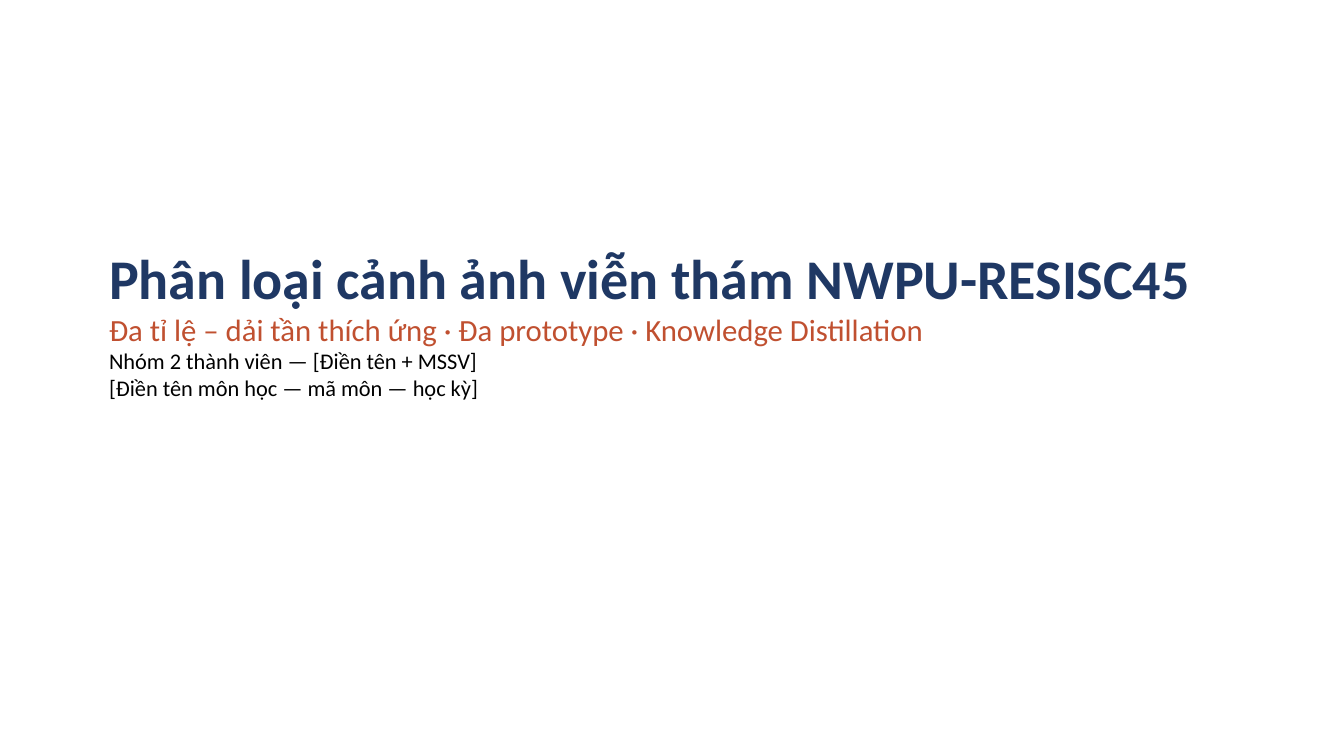
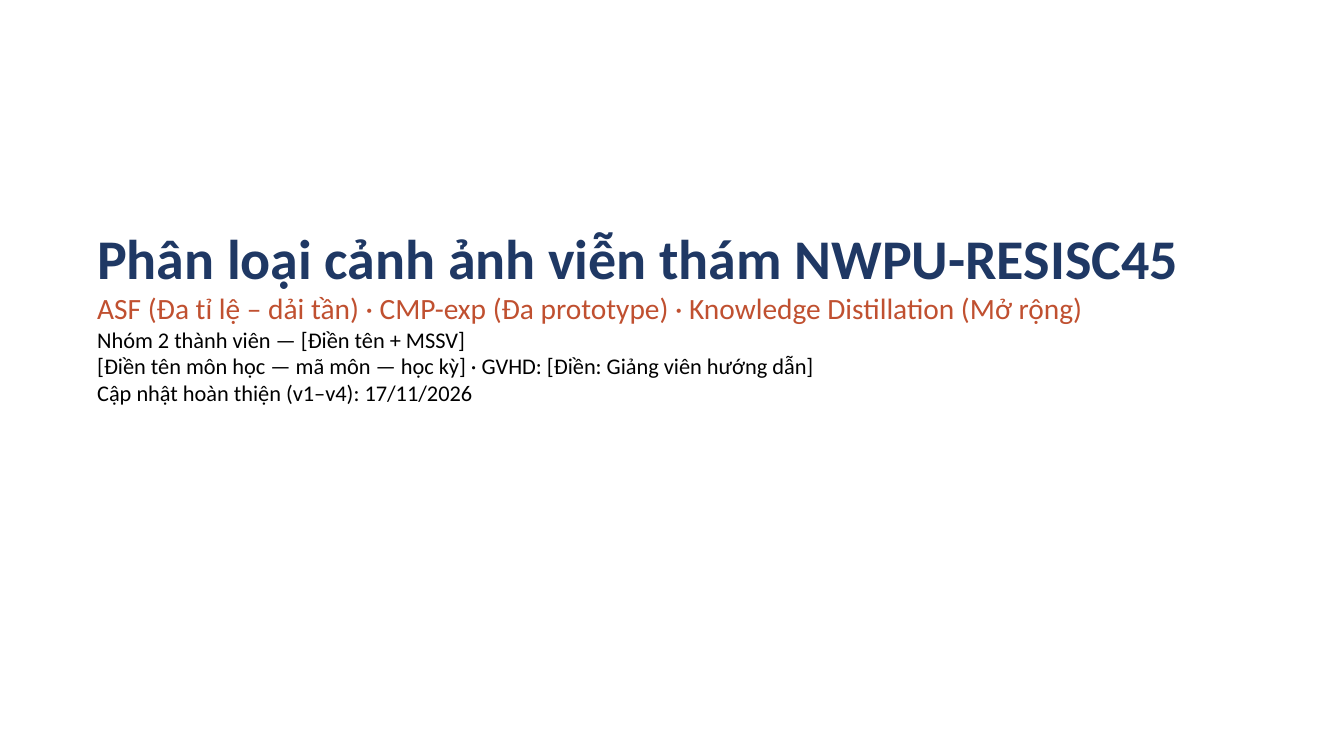
Before and after one commit to bangdang-ai-developer/kaggle-research, a slide deck: slide 1 of deliverables/Slides_cuoi_mon_NWPU_RESISC45.pptx. Drawn at 1344x756 pixels with LibreOffice and Linux fonts; fonts in the diff are those of the drawing. Boxes give left, top, right and bottom in pixels: in the first picture for what was removed or moved away, otherwise in the second. Text is boxed around its words. In the diff, an @@ line names an element or a change of style, - is before the commit and + after.

Commit message:
Audit and finalize NWPU-RESISC45 final submission (DOCX, PPTX, ZIP, validator, demo)

```diff
--- a/deliverables/Slides_cuoi_mon_NWPU_RESISC45.pptx
+++ b/deliverables/Slides_cuoi_mon_NWPU_RESISC45.pptx
@@ text "Phân loại cảnh ảnh viễn ...": place and size @@
-text "Phân loại cảnh ảnh viễn ..." at [109,252,1189,400]
+text "Phân loại cảnh ảnh viễn ..." at [97,232,1178,405]
@@ text at [97,297,1082,405]: text changed @@
-Đa tỉ lệ – dải tần thích ứng · Đa prototype · Knowledge Distillation
-Nhóm 2 thành viên — [Điền tên + MSSV]
-[Điền tên môn học — mã môn — học kỳ]
+ASF (Đa tỉ lệ – dải tần) · CMP-exp (Đa prototype) · Knowledge Distillation (Mở rộng)
+Nhóm 2 thành viên — [Điền tên + MSSV]
+[Điền tên môn học — mã môn — học kỳ] · GVHD: [Điền: Giảng viên hướng dẫn]
+Cập nhật hoàn thiện (v1–v4): 17/11/2026
```
Also in this commit, not shown: 12 other slides changed, 6 slides added, 7 slides removed, 24 other files.
